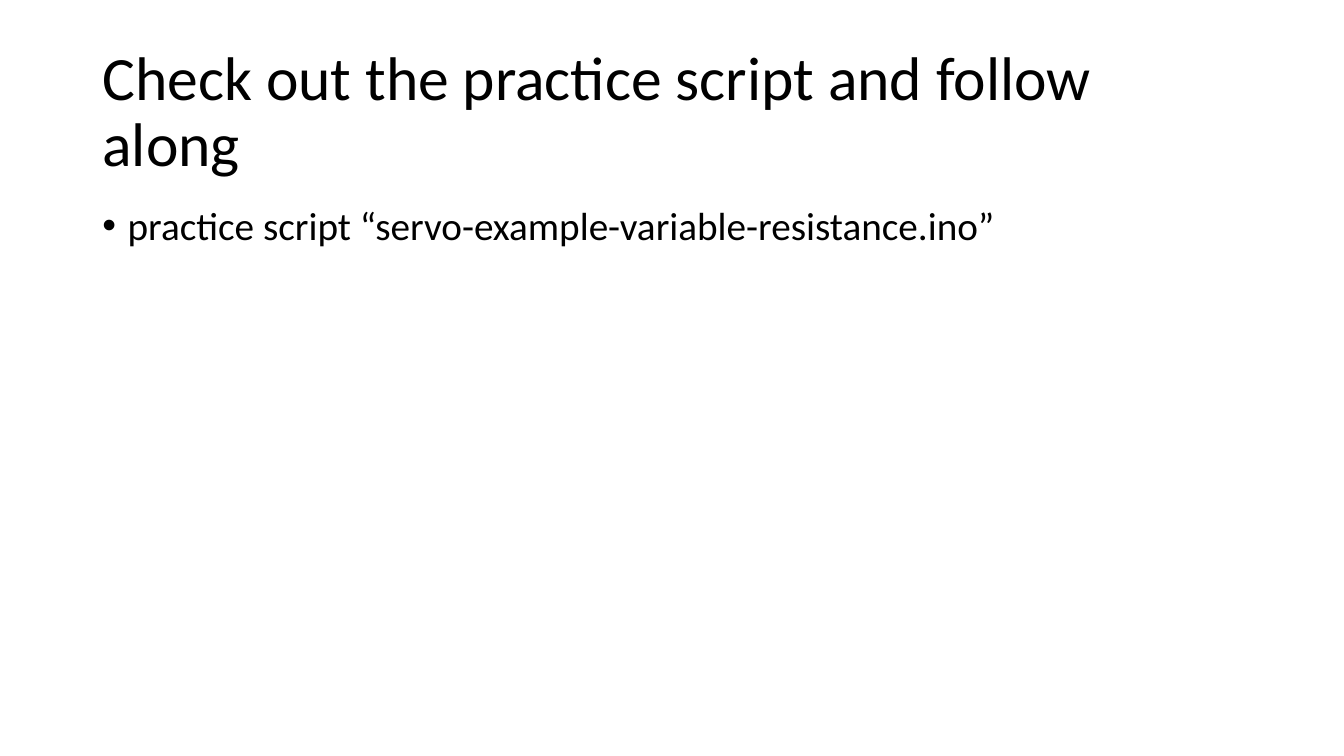
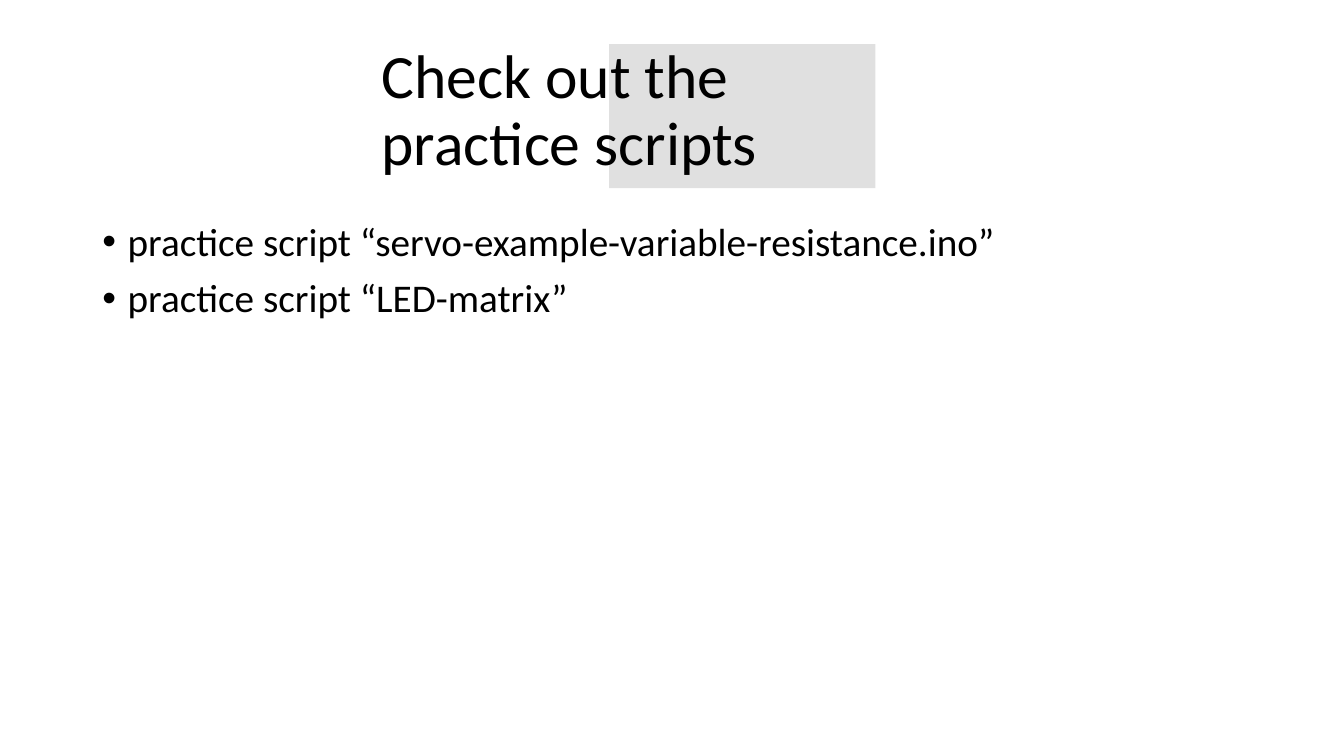
Before and after one commit to Runtime-Learner/McGill-BattleBots-Club, a slide deck: slide 6 of ECSE/Workshop-3/workshop3.pptx. Drawn at 1344x756 pixels with LibreOffice and Linux fonts; fonts in the diff are those of the drawing; background and template pictures are left out. Boxes give left, top, right and bottom in pixels: in the first picture for what was removed or moved away, otherwise in the second. Text is boxed around its words. In the diff, an @@ line names an element or a change of style, - is before the commit and + after.

```diff
--- a/ECSE/Workshop-3/workshop3.pptx
+++ b/ECSE/Workshop-3/workshop3.pptx
@@ title at (382, 55, 757, 175): text changed @@
-Check out the practice script and follow along
+Check out the practice scripts
@@ rectangle added at (609, 44, 875, 189), fill #E0E0E0 @@
@@ text "practice script “servo-example-variable-resistance.ino”": place and size @@
-text "practice script “servo-example-variable-resistance.ino”" at (128, 212, 994, 247)
+text "practice script “servo-example-variable-resistance.ino”" at (128, 228, 994, 319)
@@ text at (128, 284, 568, 319): paragraph added @@
+• practice script “LED-matrix”
```
Also in this commit, not shown: 5 other slides changed, 3 other files.
